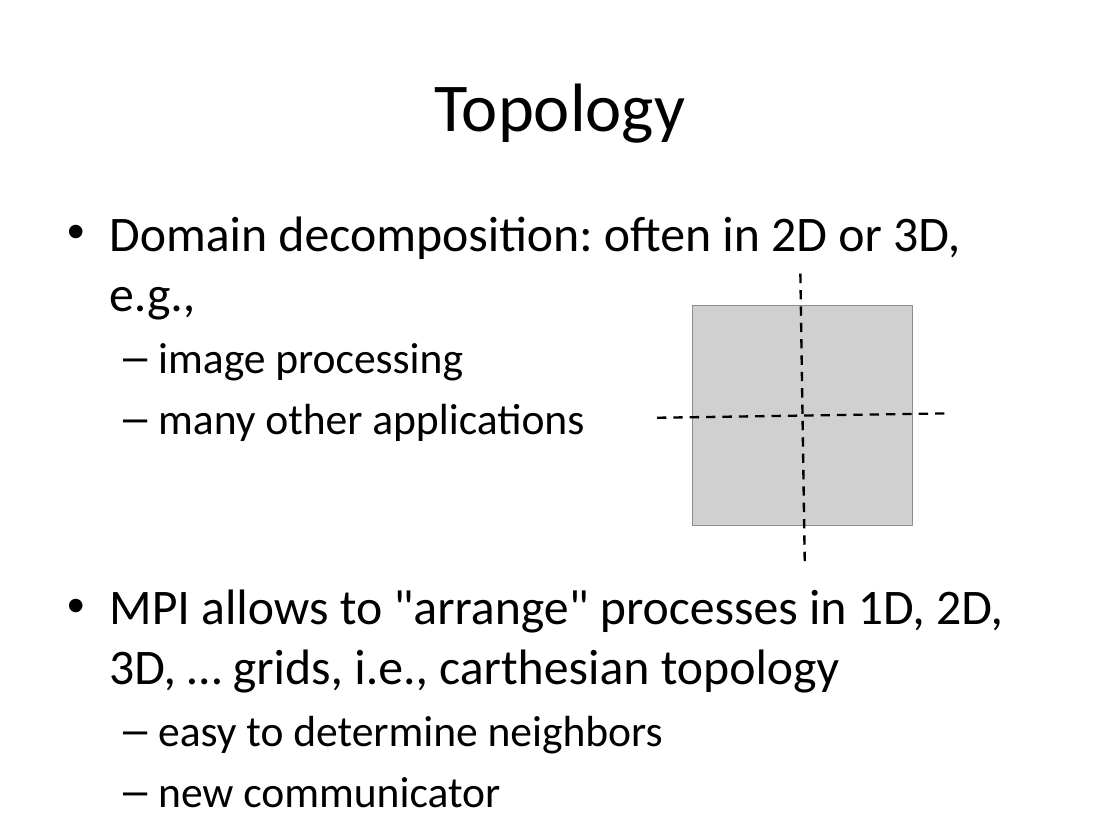
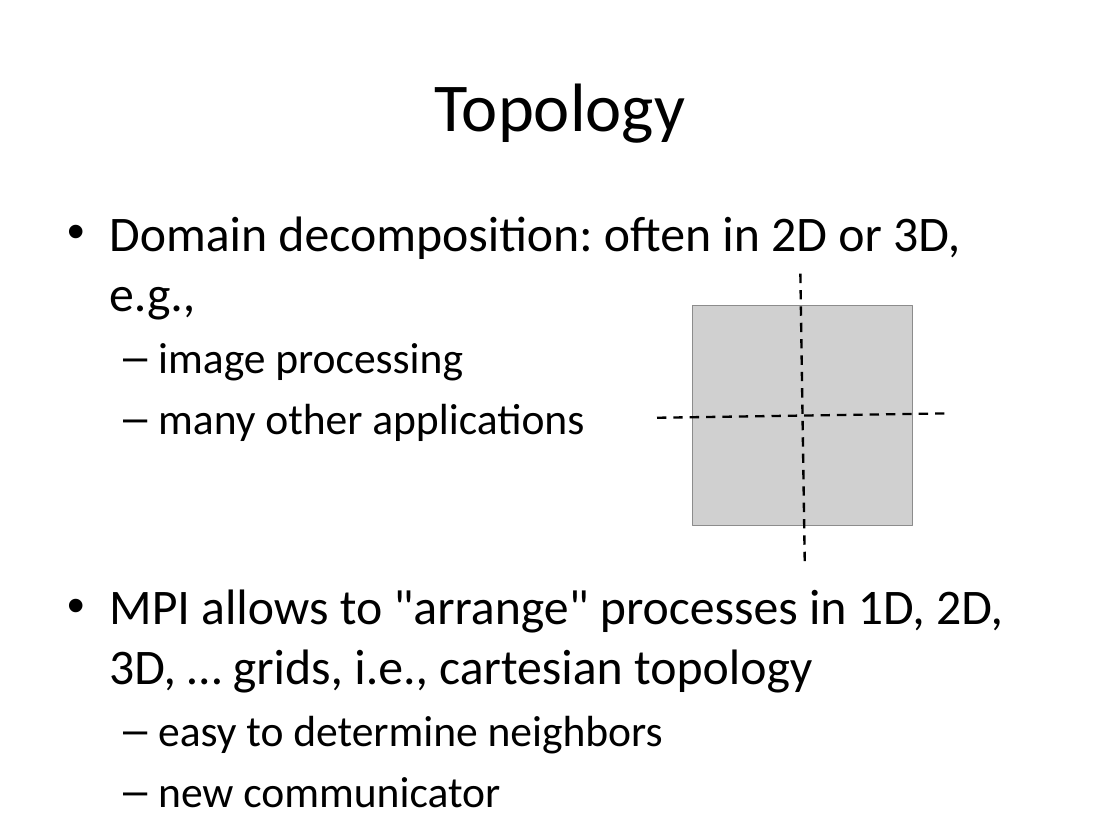
Before and after one commit to gjbex/training-material, a slide deck: slide 23 of Python/Mpi4py/mpi4py.pptx (slide 24 before the commit). Drawn at 1120x840 pixels with LibreOffice and Linux fonts; fonts in the diff are those of the drawing; grey boxes stand for pictures. Boxes give left, top, right and bottom in pixels: in the first picture for what was removed or moved away, otherwise in the second. Text is boxed around its words. In the diff, an @@ line names an element or a change of style, - is before the commit and + after.

```diff
--- a/Python/Mpi4py/mpi4py.pptx
+++ b/Python/Mpi4py/mpi4py.pptx
@@ text at [109,589,1003,693]: text changed @@
-• MPI allows to "arrange" processes in 1D, 2D, 3D, … grids, i.e., carthesian topology
+• MPI allows to "arrange" processes in 1D, 2D, 3D, … grids, i.e., cartesian topology
```
Also in this commit, not shown: 12 other slides changed, 1 slide added, 2 slides removed.
